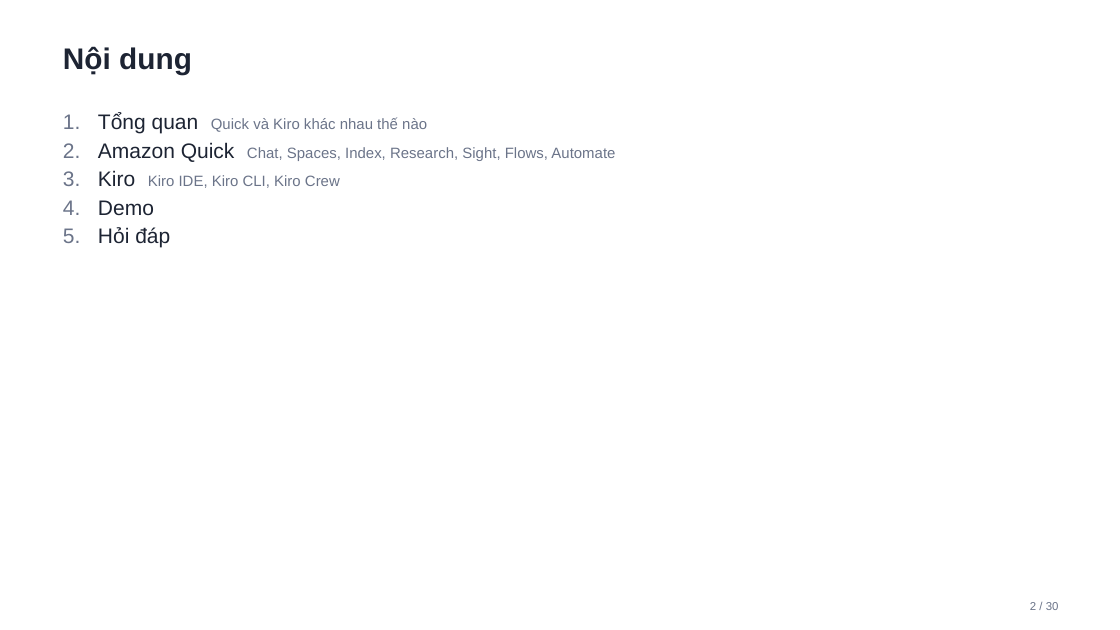
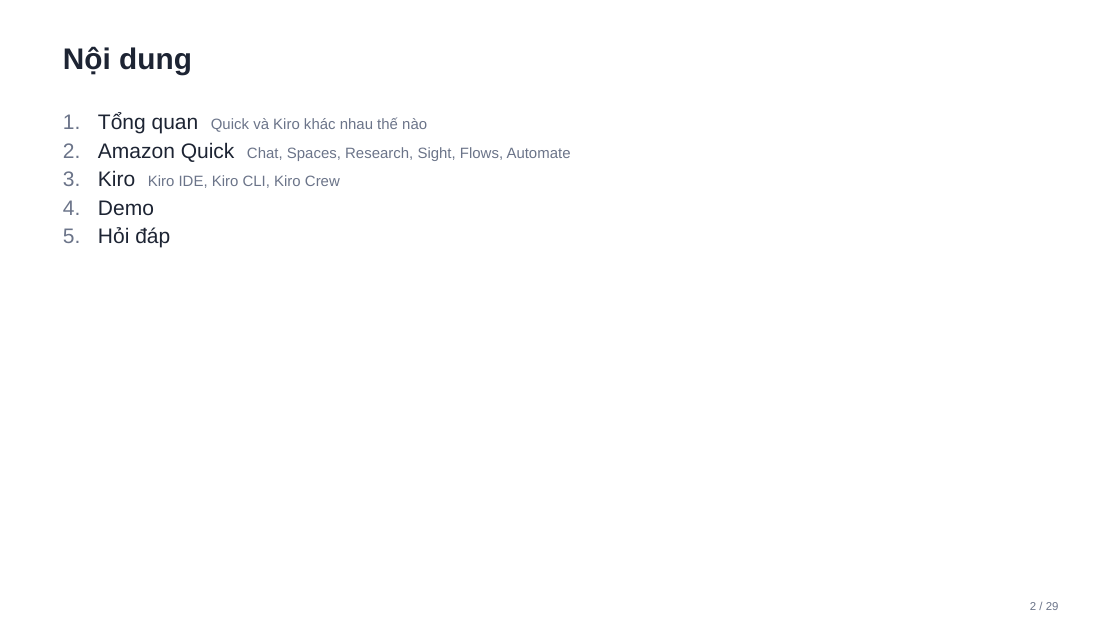
Before and after one commit to hiepnhoc/HiGa, a slide deck: slide 2 of public/slides/aws-kiro-quick/amazon-quick-va-kiro.pptx. Drawn at 1120x630 pixels with LibreOffice and Linux fonts; fonts in the diff are those of the drawing. Boxes give left, top, right and bottom in pixels: in the first picture for what was removed or moved away, otherwise in the second. Text is boxed around its words. In the diff, an @@ line names an element or a change of style, - is before the commit and + after.

```diff
--- a/public/slides/aws-kiro-quick/amazon-quick-va-kiro.pptx
+++ b/public/slides/aws-kiro-quick/amazon-quick-va-kiro.pptx
@@ text at [98, 142, 571, 162]: text changed @@
-2. Amazon Quick Chat, Spaces, Index, Research, Sight, Flows, Automate
+2. Amazon Quick Chat, Spaces, Research, Sight, Flows, Automate
@@ text at [1030, 602, 1059, 610]: text changed @@
-2 / 30
+2 / 29
```
Also in this commit, not shown: 27 other slides changed, 1 slide removed, 3 other files.
